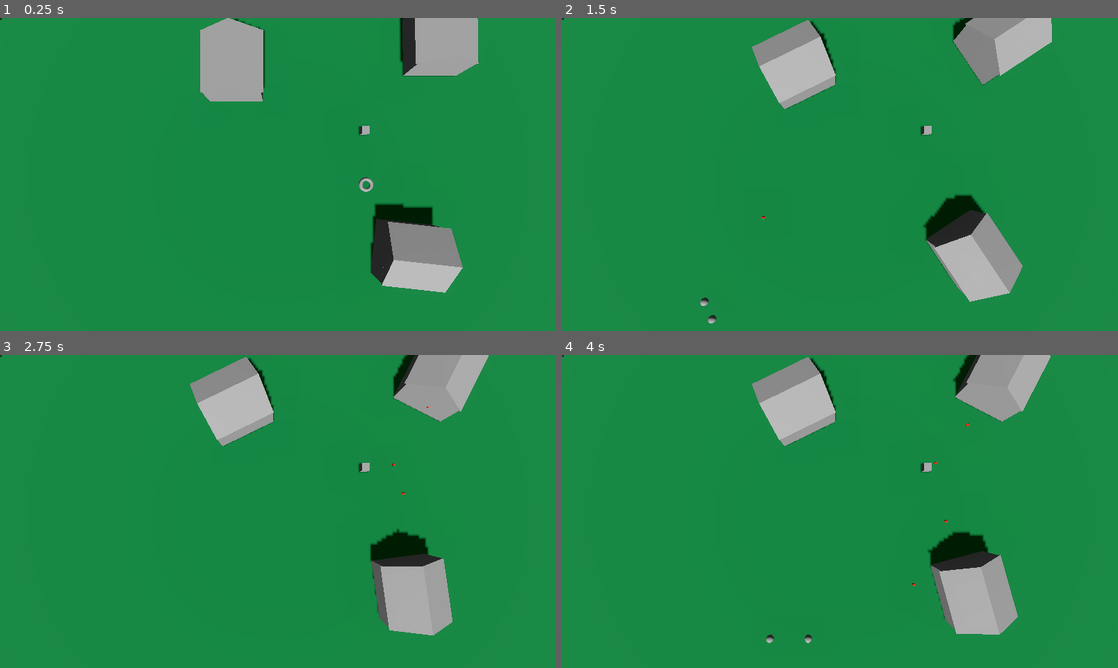
Above: before the commit, frames 1-4 (two rows, left to right).
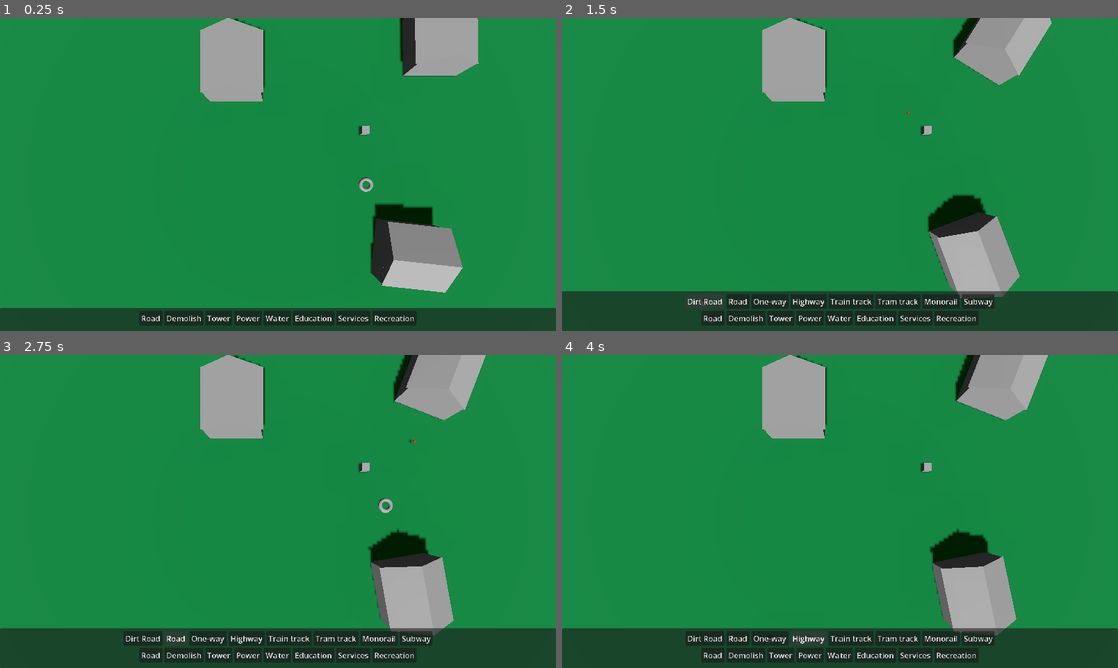
Above: after the commit, the same moments.

Repository: artesgo/city-defense
Game: Godot game, scene res://main.tscn
Two runs of this game, one before a commit and one after it. Both use one fixed random seed, a clock stepped at 60 frames per second and the inputs below.
Inputs (mouse positions are in pixels of both pictures, inside the frame that each line leads up to):
- Up to frame 1 (0.25 s): no input
- Up to frame 2 (1.5 s): click (712, 318) at 0.5 s, where only the run after the commit has a clickable "Road"; click (706, 302) at 1.25 s, where only the run after the commit has a clickable "Dirt Road"
- Up to frame 3 (2.75 s): click (177, 639) at 2 s, where only the run after the commit has a clickable "Road"
- Up to frame 4 (4 s): click (767, 639) at 2.75 s, where only the run after the commit has a clickable "One-way"; click (806, 639) at 3.5 s, where only the run after the commit has a clickable "Highway"

The runs differ from the first frame. In frame 1, 7.3% of the frame differs, in the area x 0-100%, y 0-100%; in frame 2, 16%; in frame 3, 15%; in frame 4, 15%.

Commit message:
wip menu

Diff:
--- a/_buildings/tower.gd
+++ b/_buildings/tower.gd
@@ -11,16 +11,15 @@
 @export var projectile_duration : float = 1.0
 @export var projectile_dmg : float = 5.0
 @export var projectile_spd : float = 60.0
+@export var projectile_range : float = 20.0
 
 ## How many shots per second (higher = faster).
 @export_range(0.1, 10.0) var fire_rate : float = 2.0
 
 ## Distance within which enemies can be targeted.
-@export var range : float = 20.0
 
 ## Turn‑speed in radians/sec. 0 → instant turn.
 @export var rotation_speed : float = 4.0
-
 
 ## Path from the main scene to the node that contains all live enemies.
 # (e.g. "EnemySpawner/Enemies")
@@ -73,7 +72,7 @@
 
 func _get_nearest_enemy() -> Node3D:
 	var nearest : Node3D
-	var nearest_dist_sq := range * range   # use squared distance for speed
+	var nearest_dist_sq := projectile_range * projectile_range   # use squared distance for speed
 
 	for child in _enemy_container.get_children():
 		if not child is Node3D:  # ignore non‑spatial nodes
@@ -122,7 +121,6 @@
 	# Add it to the scene so physics runs
 	#get_tree().current_scene.add_child(projectile)
 
-
 func _on_area_3d_input_event(_camera, event, _event_position, _normal, _shape_idx):
 	if event is InputEventMouseButton and event.pressed and event.button_index == MOUSE_BUTTON_LEFT:
 		_select_self()
--- a/_paths/road_builder.gd
+++ b/_paths/road_builder.gd
@@ -148,7 +148,7 @@
 		add_child(mesh_instance)
 	mesh_instance.mesh = _preview_line
 
-	var arr = ArrayMesh.new()
+	var _arr = ArrayMesh.new()
 	var verts : PackedVector3Array = [a, b]
 	var _indices : PackedInt32Array = [0, 1]
 
--- /dev/null
+++ b/_ui/bulldoze.gd
@@ -0,0 +1,12 @@
+extends Button
+
+signal bulldoze
+
+# Called when the node enters the scene tree for the first time.
+func _ready():
+	# Connect the button press signal
+	self.connect("pressed", Callable(self, '_on_pressed'))
+
+func _on_pressed():
+	# Show the HBoxRoad container when this button is pressed
+	bulldoze.emit(true)
--- /dev/null
+++ b/_ui/main_menu_button.gd
@@ -0,0 +1,25 @@
+extends Button
+
+@export var drill_down : String = ''
+
+# Called when the node enters the scene tree for the first time.
+func _ready():
+	# Connect the button press signal
+	self.connect("pressed", Callable(self, '_on_pressed'))
+
+func _on_pressed():
+	# Show the HBoxRoad container when this button is pressed
+	var parent = get_parent().get_parent()
+	var hbox = parent.get_node(drill_down)
+	if hbox:
+		# Find last visible sibling other than hbox
+		var last_open = null
+		for child in parent.get_children():
+			if child != hbox and child.visible:
+				last_open = child
+		# Hide all siblings except hbox and last_open
+		for child in parent.get_children():
+			if child != hbox and child != last_open:
+				child.visible = false
+		# Show the target HBoxRoad
+		hbox.visible = !hbox.visible
--- a/_ui/resume.gd
+++ /dev/null
@@ -1 +0,0 @@
-extends Label
--- a/_ui/ui.tscn
+++ b/_ui/ui.tscn
@@ -1,29 +1,364 @@
 [gd_scene format=3 uid="uid://d14blovffv8v7"]
 
-[ext_resource type="Script" uid="uid://6jrhu8h56w7j" path="res://_ui/ui_pause_menu.gd" id="1_h1tlj"]
-
-[node name="Ui" type="Node2D" unique_id=835928203]
-
-[node name="PanelContainer" type="PanelContainer" parent="." unique_id=1190694424]
+[ext_resource type="Script" uid="uid://ivs5qic8mdyk" path="res://_ui/main_menu_button.gd" id="8_88a2u"]
+[ext_resource type="Script" uid="uid://b3n5w7q6xw08q" path="res://_ui/bulldoze.gd" id="9_y8c01"]
+
+[sub_resource type="ShaderMaterial" id="ShaderMaterial_8h5yi"]
+
+[sub_resource type="GDScript" id="GDScript_c12h0"]
+script/source = "extends HBoxContainer
+
+
+# Called when the node enters the scene tree for the first time.
+func _ready():
+	pass # Replace with function body.
+
+
+# Called every frame. 'delta' is the elapsed time since the previous frame.
+func _process(_delta):
+	pass
+"
+
+[node name="Ui" type="Control" unique_id=2051298753]
+layout_mode = 3
 anchors_preset = 15
 anchor_right = 1.0
 anchor_bottom = 1.0
 grow_horizontal = 2
 grow_vertical = 2
-
-[node name="Pause" type="PanelContainer" parent="." unique_id=2014429233]
-anchors_preset = 15
+scale = Vector2(1, 0.9935239)
+mouse_filter = 1
+
+[node name="MarginMainMenu" type="MarginContainer" parent="." unique_id=254647680]
+visible = false
+layout_mode = 0
+offset_left = -4.0
+offset_top = -4.0
+offset_right = 4.0
+offset_bottom = 4.0
+
+[node name="HBoxContainer" type="HBoxContainer" parent="MarginMainMenu" unique_id=72647894]
+layout_mode = 2
+
+[node name="Button" type="Button" parent="MarginMainMenu/HBoxContainer" unique_id=1965669294]
+layout_mode = 2
+
+[node name="BottomBar" type="MarginContainer" parent="." unique_id=842760761]
+layout_mode = 1
+anchors_preset = 12
+anchor_top = 1.0
 anchor_right = 1.0
 anchor_bottom = 1.0
+offset_top = -44.0
+offset_bottom = 5.0
 grow_horizontal = 2
-grow_vertical = 2
-script = ExtResource("1_h1tlj")
-
-[node name="MarginContainer" type="MarginContainer" parent="Pause" unique_id=254647680]
-layout_mode = 2
-
-[node name="HBoxContainer" type="HBoxContainer" parent="Pause/MarginContainer" unique_id=72647894]
-layout_mode = 2
-
-[node name="Button" type="Button" parent="Pause/MarginContainer/HBoxContainer" unique_id=1965669294]
-layout_mode = 2
+grow_vertical = 0
+metadata/_edit_use_anchors_ = true
+
+[node name="PanelContainer" type="PanelContainer" parent="BottomBar" unique_id=1951513225]
+material = SubResource("ShaderMaterial_8h5yi")
+layout_mode = 2
+size_flags_vertical = 8
+
+[node name="MarginContainer" type="MarginContainer" parent="BottomBar/PanelContainer" unique_id=1000035387]
+layout_mode = 2
+size_flags_vertical = 8
+theme_override_constants/margin_top = 6
+theme_override_constants/margin_bottom = 12
+
+[node name="MenuStack" type="VBoxContainer" parent="BottomBar/PanelContainer/MarginContainer" unique_id=1001939472]
+layout_mode = 2
+size_flags_vertical = 8
+
+[node name="HBoxRoad" type="HBoxContainer" parent="BottomBar/PanelContainer/MarginContainer/MenuStack" unique_id=1999389553]
+visible = false
+layout_mode = 2
+size_flags_horizontal = 4
+
+[node name="Button1" type="Button" parent="BottomBar/PanelContainer/MarginContainer/MenuStack/HBoxRoad" unique_id=203111991]
+layout_mode = 2
+text = "Dirt Road
+"
+
+[node name="Button2" type="Button" parent="BottomBar/PanelContainer/MarginContainer/MenuStack/HBoxRoad" unique_id=1516344714]
+layout_mode = 2
+text = "Road"
+
+[node name="Button3" type="Button" parent="BottomBar/PanelContainer/MarginContainer/MenuStack/HBoxRoad" unique_id=1125553350]
+layout_mode = 2
+text = "One-way"
+
+[node name="Button4" type="Button" parent="BottomBar/PanelContainer/MarginContainer/MenuStack/HBoxRoad" unique_id=1630569031]
+layout_mode = 2
+text = "Highway
+"
+
+[node name="Button5" type="Button" parent="BottomBar/PanelContainer/MarginContainer/MenuStack/HBoxRoad" unique_id=1942946741]
+layout_mode = 2
+text = "Train track
+"
+
+[node name="Button6" type="Button" parent="BottomBar/PanelContainer/MarginContainer/MenuStack/HBoxRoad" unique_id=25694442]
+layout_mode = 2
+text = "Tram track"
+
+[node name="Button7" type="Button" parent="BottomBar/PanelContainer/MarginContainer/MenuStack/HBoxRoad" unique_id=992838437]
+layout_mode = 2
+text = "Monorail"
+
+[node name="Button8" type="Button" parent="BottomBar/PanelContainer/MarginContainer/MenuStack/HBoxRoad" unique_id=616277076]
+layout_mode = 2
+text = "Subway"
+
+[node name="HBoxTower" type="HBoxContainer" parent="BottomBar/PanelContainer/MarginContainer/MenuStack" unique_id=1084582540]
+visible = false
+layout_mode = 2
+size_flags_horizontal = 4
+
+[node name="Button1" type="Button" parent="BottomBar/PanelContainer/MarginContainer/MenuStack/HBoxTower" unique_id=639756129]
+layout_mode = 2
+text = "Tower1"
+
+[node name="Button2" type="Button" parent="BottomBar/PanelContainer/MarginContainer/MenuStack/HBoxTower" unique_id=2011508167]
+layout_mode = 2
+text = "Tower1"
+
+[node name="Button3" type="Button" parent="BottomBar/PanelContainer/MarginContainer/MenuStack/HBoxTower" unique_id=1473086198]
+layout_mode = 2
+text = "Tower1"
+
+[node name="Button4" type="Button" parent="BottomBar/PanelContainer/MarginContainer/MenuStack/HBoxTower" unique_id=489408460]
+layout_mode = 2
+text = "Tower1"
+
+[node name="Button5" type="Button" parent="BottomBar/PanelContainer/MarginContainer/MenuStack/HBoxTower" unique_id=948987236]
+layout_mode = 2
+text = "Tower1"
+
+[node name="Button6" type="Button" parent="BottomBar/PanelContainer/MarginContainer/MenuStack/HBoxTower" unique_id=830257280]
+layout_mode = 2
+text = "Tower1"
+
+[node name="Button7" type="Button" parent="BottomBar/PanelContainer/MarginContainer/MenuStack/HBoxTower" unique_id=977540296]
+layout_mode = 2
+text = "Tower1"
+
+[node name="HBoxPower" type="HBoxContainer" parent="BottomBar/PanelContainer/MarginContainer/MenuStack" unique_id=1804592620]
+visible = false
+layout_mode = 2
+size_flags_horizontal = 4
+
+[node name="Button1" type="Button" parent="BottomBar/PanelContainer/MarginContainer/MenuStack/HBoxPower" unique_id=355508128]
+layout_mode = 2
+text = "Power Line"
+
+[node name="Button2" type="Button" parent="BottomBar/PanelContainer/MarginContainer/MenuStack/HBoxPower" unique_id=411103347]
+layout_mode = 2
+text = "Coal"
+
+[node name="Button3" type="Button" parent="BottomBar/PanelContainer/MarginContainer/MenuStack/HBoxPower" unique_id=314740092]
+layout_mode = 2
+text = "Gas"
+
+[node name="Button4" type="Button" parent="BottomBar/PanelContainer/MarginContainer/MenuStack/HBoxPower" unique_id=1364045238]
+layout_mode = 2
+text = "Nuclear
+"
+
+[node name="Button5" type="Button" parent="BottomBar/PanelContainer/MarginContainer/MenuStack/HBoxPower" unique_id=1014864589]
+layout_mode = 2
+text = "Wind
+"
+
+[node name="Button6" type="Button" parent="BottomBar/PanelContainer/MarginContainer/MenuStack/HBoxPower" unique_id=1331378330]
+layout_mode = 2
+text = "Solar
+"
+
+[node name="Button7" type="Button" parent="BottomBar/PanelContainer/MarginContainer/MenuStack/HBoxPower" unique_id=1080944988]
+layout_mode = 2
+text = "Hydro Dam"
+
+[node name="HBoxWater" type="HBoxContainer" parent="BottomBar/PanelContainer/MarginContainer/MenuStack" unique_id=982318984]
+visible = false
+layout_mode = 2
+size_flags_horizontal = 4
+
+[node name="Button1" type="Button" parent="BottomBar/PanelContainer/MarginContainer/MenuStack/HBoxWater" unique_id=442778833]
+layout_mode = 2
+text = "Pump"
+
+[node name="Button2" type="Button" parent="BottomBar/PanelContainer/MarginContainer/MenuStack/HBoxWater" unique_id=2125391615]
+layout_mode = 2
+text = "Sewage"
+
+[node name="Button3" type="Button" parent="BottomBar/PanelContainer/MarginContainer/MenuStack/HBoxWater" unique_id=57378234]
+layout_mode = 2
+text = "Treatment"
+
+[node name="Button4" type="Button" parent="BottomBar/PanelContainer/MarginContainer/MenuStack/HBoxWater" unique_id=1486089579]
+layout_mode = 2
+text = "Desalinator
+"
+
+[node name="HBoxEducation" type="HBoxContainer" parent="BottomBar/PanelContainer/MarginContainer/MenuStack" unique_id=1532014121]
+visible = false
+layout_mode = 2
+size_flags_horizontal = 4
+
+[node name="Button1" type="Button" parent="BottomBar/PanelContainer/MarginContainer/MenuStack/HBoxEducation" unique_id=1498024340]
+layout_mode = 2
+text = "Primary"
+
+[node name="Button2" type="Button" parent="BottomBar/PanelContainer/MarginContainer/MenuStack/HBoxEducation" unique_id=457397980]
+layout_mode = 2
+text = "Secondary"
+
+[node name="Button3" type="Button" parent="BottomBar/PanelContainer/MarginContainer/MenuStack/HBoxEducation" unique_id=661705555]
+layout_mode = 2
+text = "College"
+
+[node name="Button4" type="Button" parent="BottomBar/PanelContainer/MarginContainer/MenuStack/HBoxEducation" unique_id=710168542]
+layout_mode = 2
+text = "University
+"
+
+[node name="HBoxServices" type="HBoxContainer" parent="BottomBar/PanelContainer/MarginContainer/MenuStack" unique_id=1585149190]
+visible = false
+layout_mode = 2
+size_flags_horizontal = 4
+
+[node name="Button1" type="Button" parent="BottomBar/PanelContainer/MarginContainer/MenuStack/HBoxServices" unique_id=534156239]
+layout_mode = 2
+text = "Police
+"
+
+[node name="Button2" type="Button" parent="BottomBar/PanelContainer/MarginContainer/MenuStack/HBoxServices" unique_id=1437714317]
+layout_mode = 2
+text = "Fire"
+
+[node name="Button3" type="Button" parent="BottomBar/PanelContainer/MarginContainer/MenuStack/HBoxServices" unique_id=1331101669]
+layout_mode = 2
+text = "Hospital"
+
+[node name="Button4" type="Button" parent="BottomBar/PanelContainer/MarginContainer/MenuStack/HBoxServices" unique_id=1260256022]
+layout_mode = 2
+text = "Sanitation
+
+"
+
+[node name="HBoxRecreation" type="HBoxContainer" parent="BottomBar/PanelContainer/MarginContainer/MenuStack" unique_id=714014237]
+visible = false
+layout_mode = 2
+size_flags_horizontal = 4
+
+[node name="Button1" type="Button" parent="BottomBar/PanelContainer/MarginContainer/MenuStack/HBoxRecreation" unique_id=1033013385]
+layout_mode = 2
+text = "Park"
+
+[node name="Button2" type="Button" parent="BottomBar/PanelContainer/MarginContainer/MenuStack/HBoxRecreation" unique_id=1911879985]
+layout_mode = 2
+text = "Basketball"
+
+[node name="Button3" type="Button" parent="BottomBar/PanelContainer/MarginContainer/MenuStack/HBoxRecreation" unique_id=1395846177]
+layout_mode = 2
+text = "Volleyball"
+
+[node name="Button4" type="Button" parent="BottomBar/PanelContainer/MarginContainer/MenuStack/HBoxRecreation" unique_id=2115319939]
+layout_mode = 2
+text = "Baseball
+"
+
+[node name="Button5" type="Button" parent="BottomBar/PanelContainer/MarginContainer/MenuStack/HBoxRecreation" unique_id=1500279815]
+layout_mode = 2
+text = "Pool
+"
+
+[node name="Button6" type="Button" parent="BottomBar/PanelContainer/MarginContainer/MenuStack/HBoxRecreation" unique_id=547294745]
+layout_mode = 2
+text = "Campgrounds"
+
+[node name="HBoxDecoration" type="HBoxContainer" parent="BottomBar/PanelContainer/MarginContainer/MenuStack" unique_id=655645119]
+visible = false
+layout_mode = 2
+size_flags_horizontal = 4
+
+[node name="Button1" type="Button" parent="BottomBar/PanelContainer/MarginContainer/MenuStack/HBoxDecoration" unique_id=531748311]
+layout_mode = 2
+text = "Tree1"
+
+[node name="Button2" type="Button" parent="BottomBar/PanelContainer/MarginContainer/MenuStack/HBoxDecoration" unique_id=498571786]
+layout_mode = 2
+text = "Tree1"
+
+[node name="Button3" type="Button" parent="BottomBar/PanelContainer/MarginContainer/MenuStack/HBoxDecoration" unique_id=660998505]
+layout_mode = 2
+text = "Tree1"
+
+[node name="Button4" type="Button" parent="BottomBar/PanelContainer/MarginContainer/MenuStack/HBoxDecoration" unique_id=949495848]
+layout_mode = 2
+text = "Tree1"
+
+[node name="Button5" type="Button" parent="BottomBar/PanelContainer/MarginContainer/MenuStack/HBoxDecoration" unique_id=712115696]
+layout_mode = 2
+text = "Tree1
+"
+
+[node name="Button6" type="Button" parent="BottomBar/PanelContainer/MarginContainer/MenuStack/HBoxDecoration" unique_id=1035517398]
+layout_mode = 2
+text = "Tree1"
+
+[node name="HBoxMainBar" type="HBoxContainer" parent="BottomBar/PanelContainer/MarginContainer/MenuStack" unique_id=987654321]
+layout_mode = 2
+size_flags_horizontal = 4
+script = SubResource("GDScript_c12h0")
+
+[node name="road" type="Button" parent="BottomBar/PanelContainer/MarginContainer/MenuStack/HBoxMainBar" unique_id=111]
+layout_mode = 2
+text = "Road"
+script = ExtResource("8_88a2u")
+drill_down = "HBoxRoad"
+
+[node name="bulldoze" type="Button" parent="BottomBar/PanelContainer/MarginContainer/MenuStack/HBoxMainBar" unique_id=57656792]
+layout_mode = 2
+text = "Demolish"
+script = ExtResource("9_y8c01")
+
+[node name="tower" type="Button" parent="BottomBar/PanelContainer/MarginContainer/MenuStack/HBoxMainBar" unique_id=1818956967]
+layout_mode = 2
+text = "Tower
+"
+script = ExtResource("8_88a2u")
+drill_down = "HBoxTower"
+
+[node name="electric" type="Button" parent="BottomBar/PanelContainer/MarginContainer/MenuStack/HBoxMainBar" unique_id=1641503093]
+layout_mode = 2
+text = "Power
+"
+script = ExtResource("8_88a2u")
+drill_down = "HBoxPower"
+
+[node name="water" type="Button" parent="BottomBar/PanelContainer/MarginContainer/MenuStack/HBoxMainBar" unique_id=1225064778]
+layout_mode = 2
+text = "Water"
+script = ExtResource("8_88a2u")
+drill_down = "HBoxWater"
+
+[node name="education" type="Button" parent="BottomBar/PanelContainer/MarginContainer/MenuStack/HBoxMainBar" unique_id=1837923611]
+layout_mode = 2
+text = "Education
+"
+script = ExtResource("8_88a2u")
+drill_down = "HBoxEducation"
+
+[node name="services" type="Button" parent="BottomBar/PanelContainer/MarginContainer/MenuStack/HBoxMainBar" unique_id=1586137343]
+layout_mode = 2
+text = "Services"
+script = ExtResource("8_88a2u")
+drill_down = "HBoxServices"
+
+[node name="recreation" type="Button" parent="BottomBar/PanelContainer/MarginContainer/MenuStack/HBoxMainBar" unique_id=2036129805]
+layout_mode = 2
+text = "Recreation"
+script = ExtResource("8_88a2u")
+drill_down = "HBoxRecreation"
--- a/_ui/button.gd
+++ b/_ui/ui_button.gd
@@ -1,6 +1,10 @@
 extends Button
 
 class_name UiButton
+
+@export var event_name : String = ''
+
+signal clicked
 
 func _ready():
 	self.mouse_filter = Control.MOUSE_FILTER_STOP
@@ -32,8 +36,6 @@
 ## ------------------------------------------------------------------
 ## 3. Optional: expose a signal so other code can react
 ## ------------------------------------------------------------------
-signal clicked
-
 func _on_pressed() -> void:
 	# This signal is emitted by Button after it processes the click.
-	emit_signal("clicked")
+	clicked.emit(event_name)
--- a/camera/camera_body.gd
+++ b/camera/camera_body.gd
@@ -5,7 +5,7 @@
 const JUMP_VELOCITY = 4.5
 const FAST = 2.0
 
-func _physics_process(delta):
+func _physics_process(_delta):
 	# Add the gravity.
 	#if not is_on_floor():
 		#velocity += get_gravity() * delta
--- a/main.tscn
+++ b/main.tscn
@@ -4,10 +4,10 @@
 [ext_resource type="PackedScene" uid="uid://d0c25edaqw06q" path="res://_paths/road_builder.tscn" id="3_1bvp3"]
 [ext_resource type="PackedScene" uid="uid://cavqfr78xacm4" path="res://camera/camera.tscn" id="4_1bvp3"]
 [ext_resource type="Script" uid="uid://b4ggjxmohojfx" path="res://selectable.gd" id="4_5vw27"]
-[ext_resource type="Script" uid="uid://cvlupkm2x7u86" path="res://road_listener.gd" id="4_7mycd"]
 [ext_resource type="PackedScene" uid="uid://dv1oijvx263xi" path="res://_buildings/building.tscn" id="4_272bh"]
 [ext_resource type="PackedScene" uid="uid://cqbrcv0yo6bt6" path="res://_characters/enemy.tscn" id="4_lquwl"]
-[ext_resource type="Script" uid="uid://ukw0yfq8e6tu" path="res://enemy_spawner.gd" id="5_lquwl"]
+[ext_resource type="Script" uid="uid://bpsm041bhbmoj" path="res://_paths/road_listener.gd" id="6_272bh"]
+[ext_resource type="Script" uid="uid://boogi0e30yspk" path="res://enemies/enemy_spawner.gd" id="7_272bh"]
 
 [sub_resource type="Environment" id="Environment_8h5yi"]
 ambient_light_color = Color(0.30692267, 0.3069227, 0.3069227, 1)
@@ -26,13 +26,18 @@
 
 [sub_resource type="BoxShape3D" id="BoxShape3D_8h5yi"]
 
+[sub_resource type="TorusMesh" id="TorusMesh_5vw27"]
+inner_radius = 1.075
+outer_radius = 1.1
+
+[sub_resource type="StandardMaterial3D" id="StandardMaterial3D_kek77"]
+albedo_color = Color(0, 0.7591207, 0.5673306, 1)
+
 [node name="root" type="Node3D" unique_id=1055273545]
 
 [node name="DirectionalLight3D" type="DirectionalLight3D" parent="." unique_id=742904555]
 transform = Transform3D(1, 0, 0, 0, 0.6588623, 0.75226355, 0, -0.75226355, 0.6588623, -9.536743e-07, 8.632524, 7.454804)
 shadow_enabled = true
-
-[node name="Ui" parent="." unique_id=835928203 instance=ExtResource("1_ig7tw")]
 
 [node name="PlayerControlled" type="Node3D" parent="." unique_id=327815155]
 
@@ -53,7 +58,7 @@
 use_collision = true
 
 [node name="PLACEHOLDER_WORLD" type="CSGBox3D" parent="Buildings" unique_id=812550194]
-transform = Transform3D(1000, 0, 0, 0, 1, 0, 0, 0, 1000, 0, -1, 0)
+transform = Transform3D(1000, 0, 0, 0, 1, 0, 0, 0, 1000, 0.063108444, -1.0000019, 0.021242142)
 layers = 129
 use_collision = true
 collision_layer = 32769
@@ -66,46 +71,39 @@
 shape = SubResource("BoxShape3D_8h5yi")
 debug_color = Color(1, 0, 0.3166666, 0.41960785)
 
+[node name="Selection" type="MeshInstance3D" parent="Buildings/PLACEHOLDER_WORLD/Area3D" unique_id=649064139]
+transform = Transform3D(7.5, 0, 0, 0, 3, 0, 0, 0, 8, 0, 1, 0)
+visible = false
+mesh = SubResource("TorusMesh_5vw27")
+surface_material_override/0 = SubResource("StandardMaterial3D_kek77")
+
 [node name="Building" parent="Buildings" unique_id=304500698 instance=ExtResource("4_272bh")]
 transform = Transform3D(1, 0, 0, 0, 1, 0, 0, 0, 1, -17.781666, 0, -8.238916)
-projectile_duration = null
 projectile_dmg = 10.0
-projectile_spd = null
-fire_rate = null
-range = null
-rotation_speed = null
-enemy_container_path = null
+fire_rate = 2.0
 
 [node name="Building2" parent="Buildings" unique_id=131266326 instance=ExtResource("4_272bh")]
 transform = Transform3D(1, 0, 0, 0, 1, 0, 0, 0, 1, 9.4677515, 0, -11.901087)
-projectile_duration = null
 projectile_dmg = 10.0
-projectile_spd = null
-fire_rate = null
-range = null
-rotation_speed = null
-enemy_container_path = null
+fire_rate = 2.0
 
 [node name="Building3" parent="Buildings" unique_id=1526109585 instance=ExtResource("4_272bh")]
 transform = Transform3D(1, 0, 0, 0, 1, 0, 0, 0, 1, 5.3243227, 0, 16.357504)
-projectile_duration = null
 projectile_dmg = 10.0
-projectile_spd = null
-fire_rate = null
-range = null
-rotation_speed = null
-enemy_container_path = null
+fire_rate = 2.0
 
 [node name="Roads" type="Node3D" parent="." unique_id=673854834]
-script = ExtResource("4_7mycd")
+script = ExtResource("6_272bh")
 
 [node name="EnemySpawner" type="Node3D" parent="." unique_id=261712233]
-script = ExtResource("5_lquwl")
+script = ExtResource("7_272bh")
 enemy_scenes = Array[PackedScene]([ExtResource("4_lquwl")])
 
 [node name="Timer" type="Timer" parent="EnemySpawner" unique_id=1990667315]
 
 [node name="Projectiles" type="Node3D" parent="." unique_id=2015318130]
 
+[node name="Ui" parent="." unique_id=835928203 instance=ExtResource("1_ig7tw")]
+
 [connection signal="construct_road" from="RoadBuilder" to="Roads" method="_on_road_builder_construct_road"]
 [connection signal="input_event" from="Buildings/PLACEHOLDER_WORLD/Area3D" to="Buildings/PLACEHOLDER_WORLD" method="_on_area_3d_input_event"]
--- a/selection_manager.gd
+++ /dev/null
@@ -1,50 +0,0 @@
-extends Node3D
-
-var _selected_nodes: Array[Node] = []
-@export var camera : Camera3D = null          # Optional – will be auto‑found if left empty.
-
-# Called when the node enters the scene tree for the first time.
-func _ready():
-		# Grab the camera if not exported
-	if camera == null:
-		camera = get_viewport().get_camera_3d()
-		assert(camera != null, "No Camera3D found – please assign one or add one to the scene.")
-
-func _unhandled_input(event: InputEvent) -> void:
-	if event is InputEventMouseButton and \
-	   event.button_index == MOUSE_BUTTON_LEFT and event.pressed:
-
-		var mouse_pos: Vector2 = event.position
-		_handle_left_click(mouse_pos)
-
-func _handle_left_click(mouse_pos: Vector2) -> void:
-	var origin: Vector3 = camera.project_ray_origin(mouse_pos)
-	var direction: Vector3 = camera.project_ray_normal(mouse_pos)
-	var to: Vector3 = origin + direction * 1000.0   # arbitrary long distance
-
-	var space_state = get_world_3d().direct_space_state
-	var params = PhysicsRayQueryParameters3D.create(origin, to)
-	params.exclude = [self]
-	var result = space_state.intersect_ray(params)
-
-	if result:
-		print_debug(result)
-		var collider: Node3D = result.collider as Node3D
-		# Make sure it really is selectable (safety check)
-		if "selectable" in collider.get_groups():
-			_clear_selection()
-			_add_selected(collider)
-			return   # finished – a node was selected
-
-	# 3. If we got here, nothing selectable was hit → deselect everything
-	_clear_selection()
-
-func _add_selected(node: Node) -> void:
-	if node in _selected_nodes: return
-	_selected_nodes.append(node)
-	node.call("select")
-
-func _clear_selection() -> void:
-	for n in _selected_nodes:
-		n.call("deselect")
-	_selected_nodes.clear()
Renamed: road_listener.gd -> _paths/road_listener.gd
Renamed: roads.gd -> _paths/roads.gd
Renamed: route_master.gd -> _paths/route_master.gd
Renamed: enemy_spawner.gd -> enemies/enemy_spawner.gd
